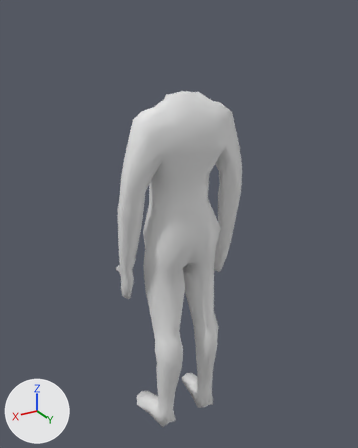
One commit to the FBX model Assets/Models/Enemy.fbx: the scene before it, then after it.
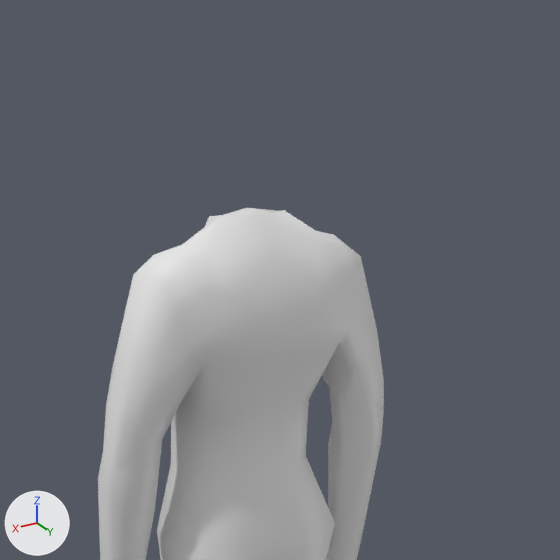
There are two pictures of each version: one whole from a 50 mm lens placed at (1.171, 1.958, 2.131), pointed at (-0.02, -0.027, 1.138), one close up on the part from 21% to 89% of the width and 0% to 55% of the height. The lights are fixed; the arrows at lower left show +X, +Y and +Z. The last two pictures show the newer version. Where no turn or scale is listed for an object, it has been applied to the vertices.

The first close-up shows 'Enemy Mesh'.
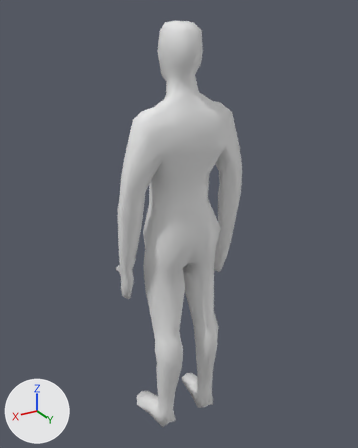
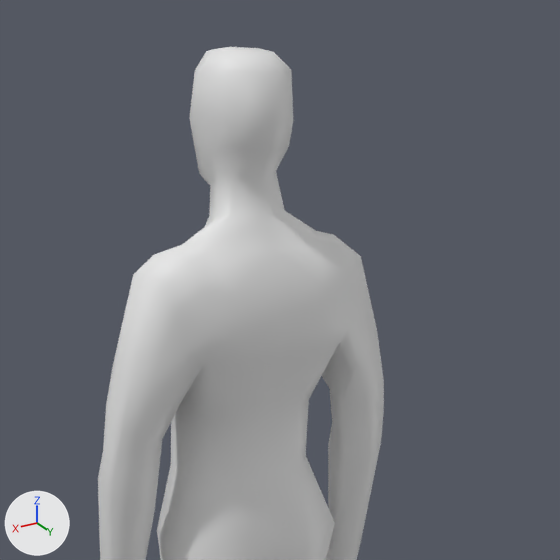
The newer file is also rescaled (x0.99) as a whole; pictures and numbers use the older file's frame.

Location of each change, [x1, y1, x2, y2] in pixels of the close-ups (560 x 560 px):
'Enemy Mesh', reshaped: before [98, 208, 384, 560]; after [98, 47, 384, 560]
part 1 of me_cube_002, built on: before [218, 208, 283, 216]; after [189, 47, 293, 216]

The edits, one by one:
me_cube_002 is used by ob_enemy_mesh; location (0.0, 0.0, 0.0).
me_cube_002 had 510 vertices, 508 faces and spanned x -0.33..0.33, y -0.16..0.18, z 0.0..1.81.
me_cube_002 now has 562 vertices, 560 faces and spans x -0.33..0.33, y -0.16..0.18, z 0.0..2.09.
Part 1, on me_cube_002:
1 vertex is removed from x 0.0, y 0.04, z 1.81.
4 faces are deleted.
53 vertices are added at x -0.09..0.09, y -0.11..0.13, z 1.83..2.09.
56 new faces join them.
Other edits to the shape of me_cube_002 do not show in these pictures.
